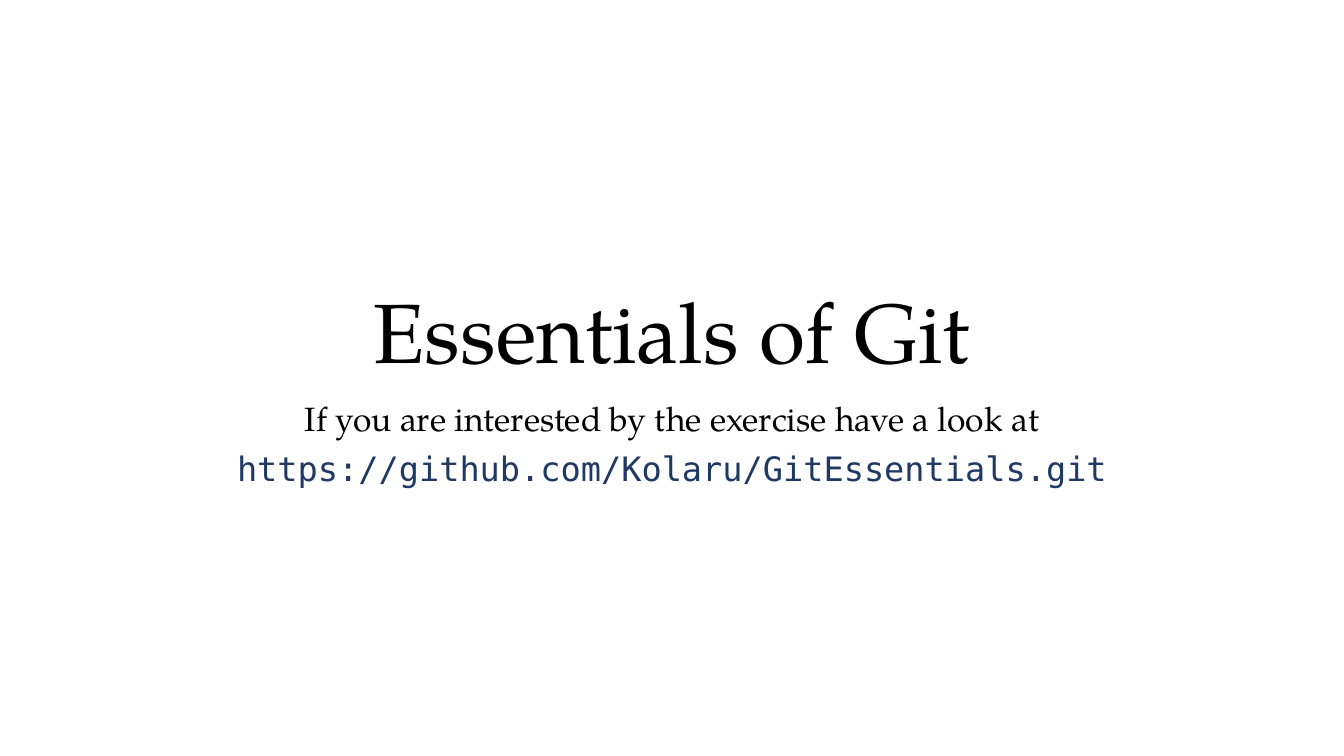
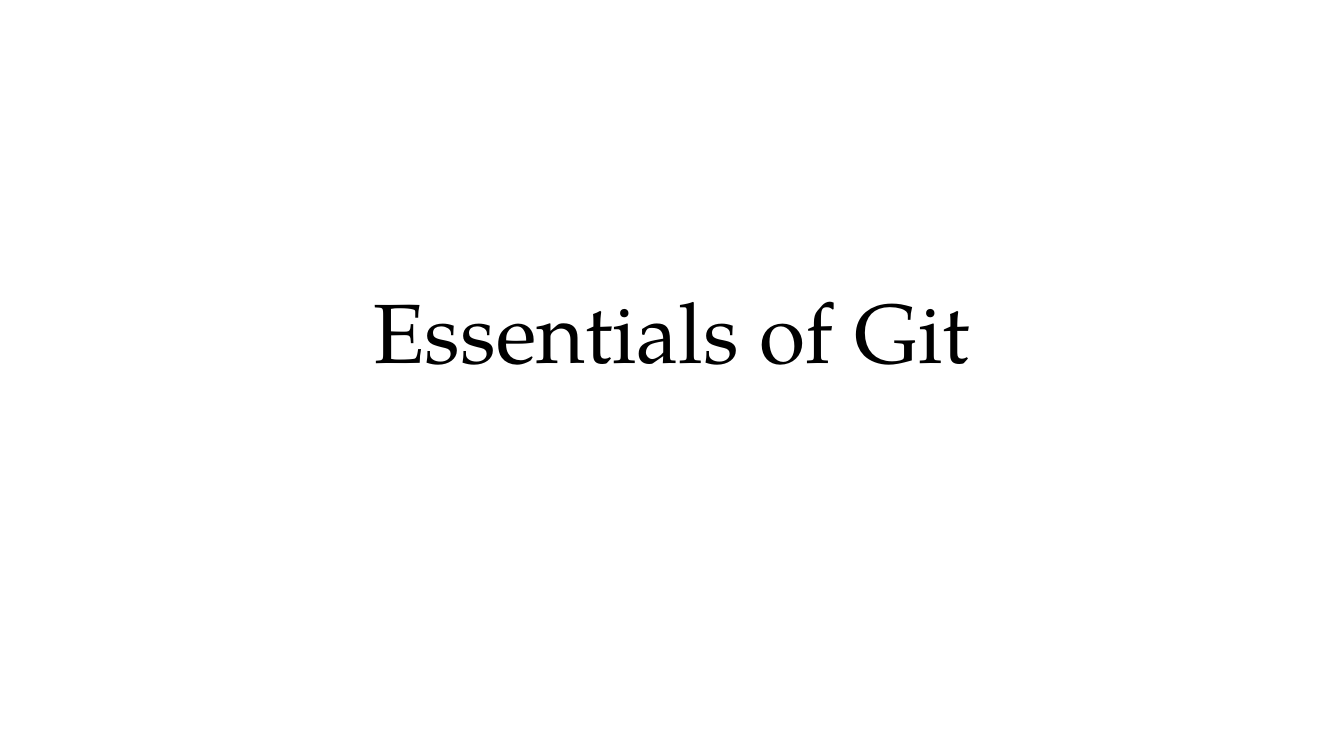
Before and after one commit to Kolaru/GitEssentials, a slide deck: slide 1 of git_workshop.pptx. Drawn at 1344x756 pixels with LibreOffice and Linux fonts; fonts in the diff are those of the drawing. Boxes give left, top, right and bottom in pixels: in the first picture for what was removed or moved away, otherwise in the second. Text is boxed around its words. In the diff, an @@ line names an element or a change of style, - is before the commit and + after.

```diff
--- a/git_workshop.pptx
+++ b/git_workshop.pptx
@@ subtitle removed at (237,406,1107,488) @@
-If you are interested by the exercise have a look at
-https://github.com/Kolaru/GitEssentials.git
```
Also in this commit, not shown: 7 other slides changed, 1 slide added.
